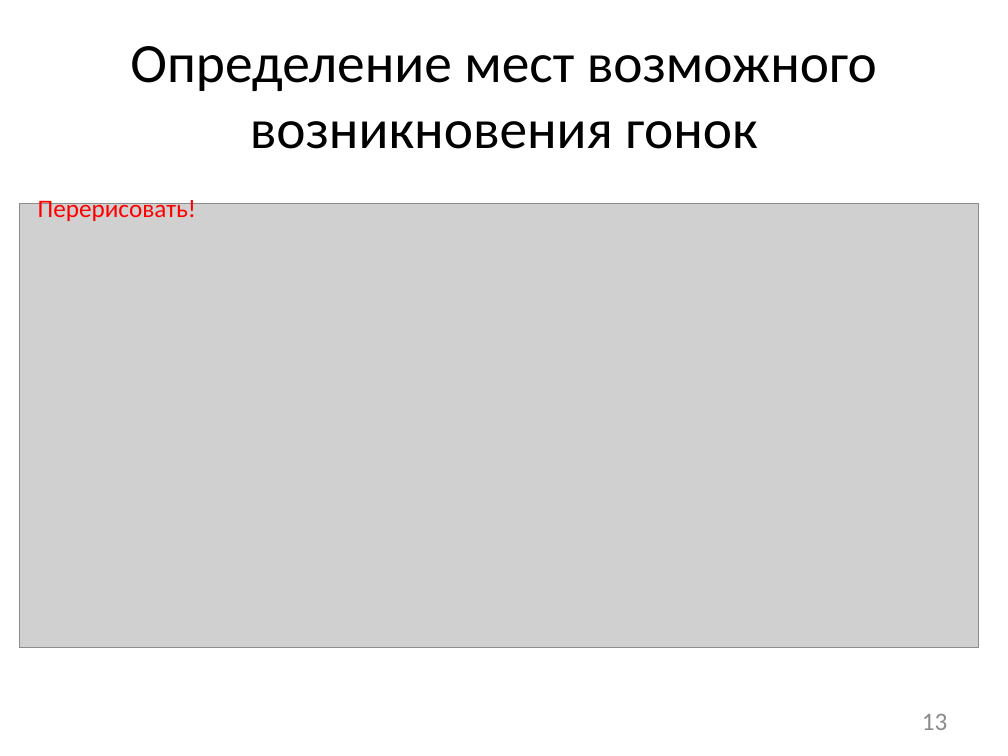
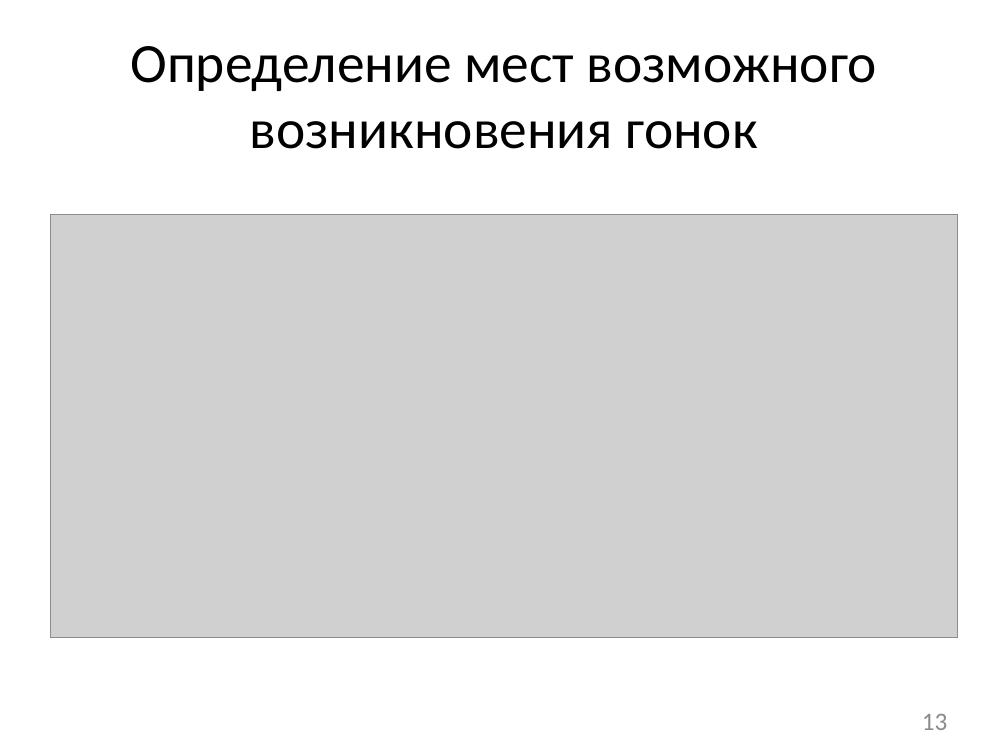
Before and after one commit to afrolovskiy/diplom, a slide deck: slide 13 of presentations/diplom/static race detection.pptx. Drawn at 1008x756 pixels with LibreOffice and Linux fonts; fonts in the diff are those of the drawing; grey boxes stand for pictures. Boxes give left, top, right and bottom in pixels: in the first picture for what was removed or moved away, otherwise in the second. Text is boxed around its words. In the diff, an @@ line names an element or a change of style, - is before the commit and + after.

```diff
--- a/presentations/diplom/static race detection.pptx
+++ b/presentations/diplom/static race detection.pptx
@@ text removed at <box>38,197,197,221</box> @@
-Перерисовать!
@@ picture: place and size @@
-picture at <box>20,204,979,648</box>
+picture at <box>50,214,958,637</box>
```
Also in this commit, not shown: 5 other files.
